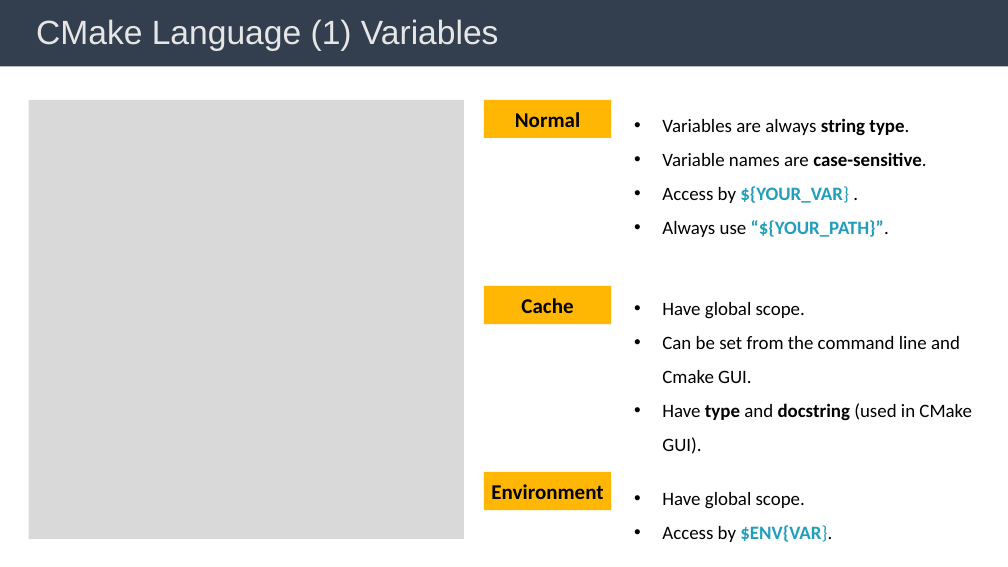
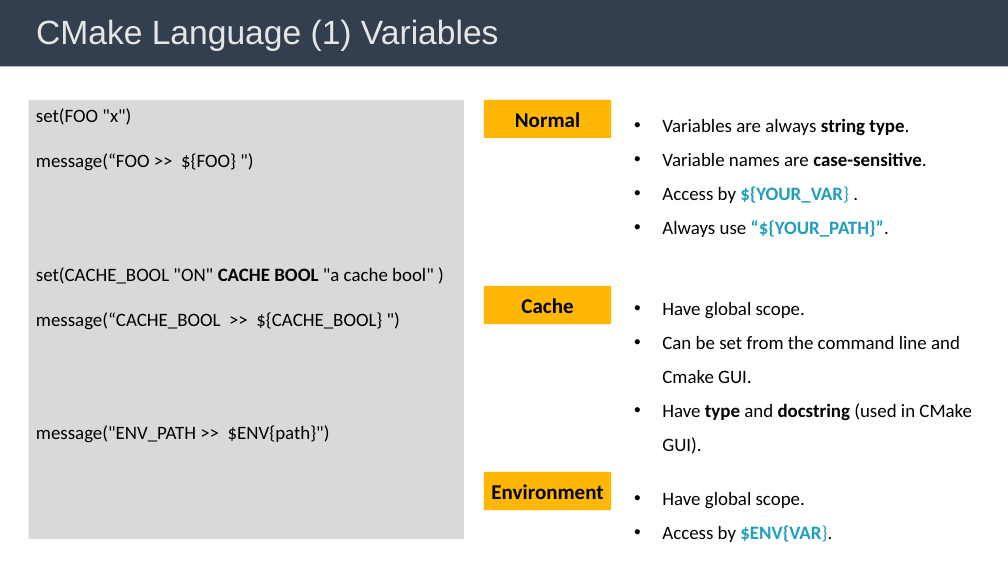
Before and after one commit to BingHanLin/Learn_Modern_CMake, a slide deck: slide 7 of cmake notes.pptx. Drawn at 1008x567 pixels with LibreOffice and Linux fonts; fonts in the diff are those of the drawing. Boxes give left, top, right and bottom in pixels: in the first picture for what was removed or moved away, otherwise in the second. Text is boxed around its words. In the diff, an @@ line names an element or a change of style, - is before the commit and + after.

```diff
--- a/cmake notes.pptx
+++ b/cmake notes.pptx
@@ text in rectangle at <box>36,108,434,443</box>: text added @@
+set(FOO "x")
+message(“FOO >> ${FOO} ")
+set(CACHE_BOOL "ON" CACHE BOOL "a cache bool" )
+message(“CACHE_BOOL >> ${CACHE_BOOL} ")
+message("ENV_PATH >> $ENV{path}")
```
Also in this commit, not shown: 2 other slides changed, 4 slides added, 2 other files.
